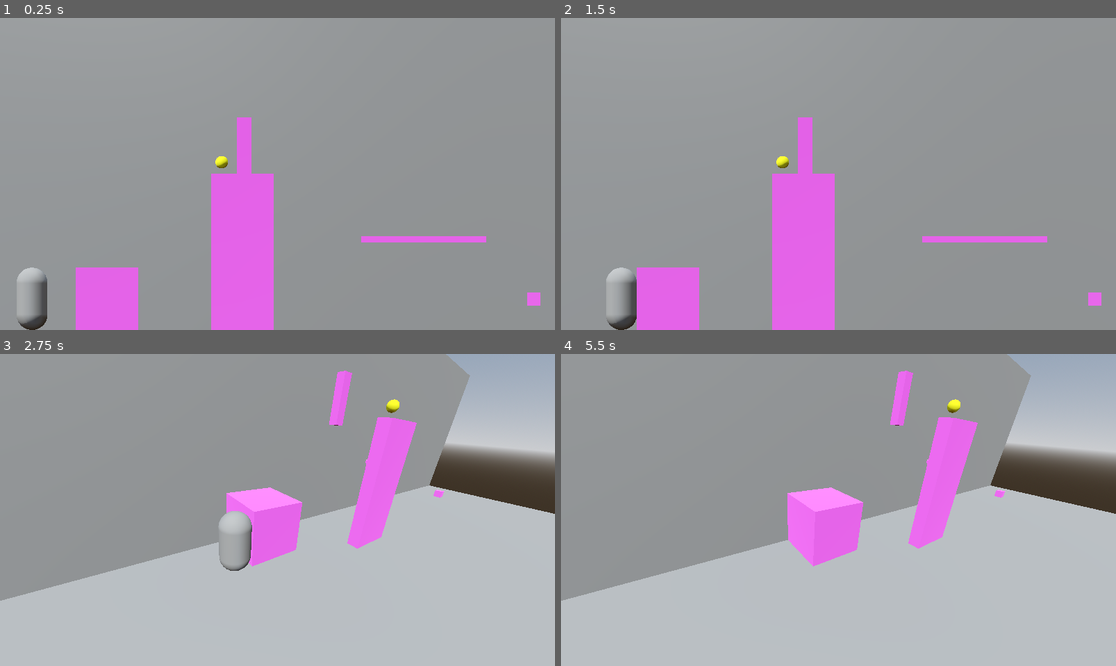
Above: before the commit, frames 1-4 (two rows, left to right).
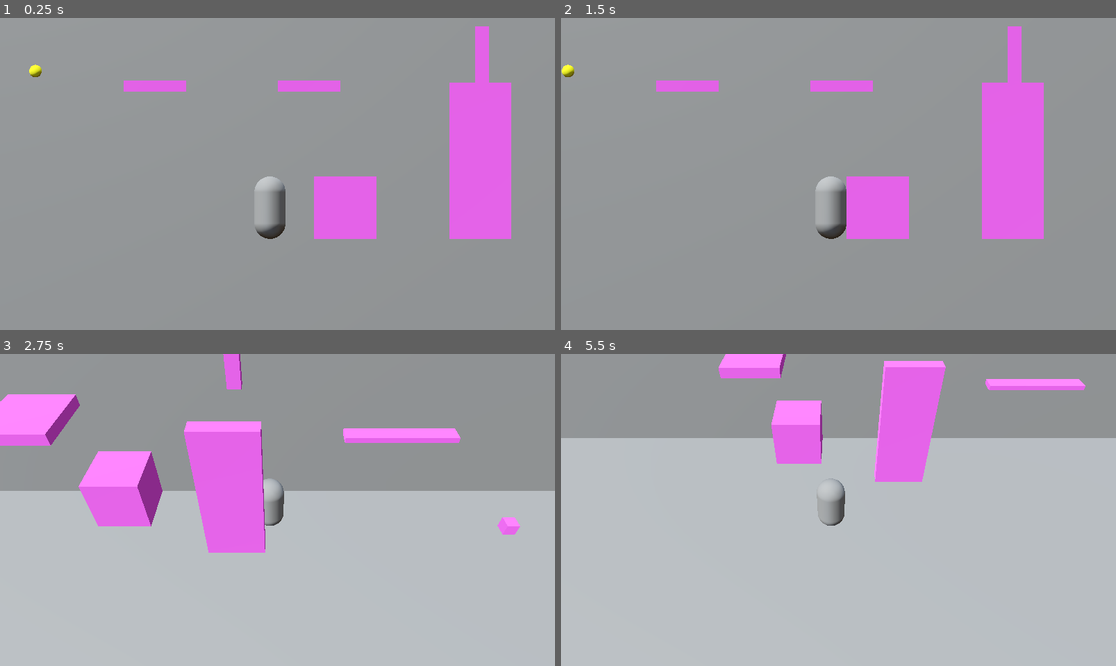
Above: after the commit, the same moments.

Repository: plusonelevel/ld57
Game: Godot game, scene res://scenes/main.tscn
Same seed, same stepped clock (60 frames per second), same inputs: the game is played once before the commit and once after it.
Inputs:
- Up to frame 1 (0.25 s): no input
- Up to frame 2 (1.5 s): tap Enter at 0.5 s; hold Right (ui_right) 0.53-1.28 s; hold X (toggle_camera) 0.53-1.28 s; tap Space at 1.25 s; hold Down (ui_down) from 1.28 s (still down); tap X (toggle_camera) at 1.35 s
- Up to frame 3 (2.75 s): tap Enter at 2 s; release Down (ui_down) at 2.03 s; hold Right (ui_right) from 2.03 s (still down); hold X (toggle_camera) from 2.03 s (still down)
- Up to frame 4 (5.5 s): release Right (ui_right) at 2.78 s; release X (toggle_camera) at 2.78 s; hold Up (ui_up) 2.78-3.53 s; tap X (toggle_camera) at 2.85, 4.35 s; tap Space at 3.5 s; hold X (toggle_camera) 3.53-4.28 s; hold Left (ui_left) 3.53-5.03 s; tap Enter at 5 s; hold Down (ui_down) from 5.03 s (still down); hold X (toggle_camera) from 5.03 s (still down)

The runs differ from the first frame. In frame 1, 19% of the frame differs, in the area x 3-98%, y 2-100%; in frame 2, 19%; in frame 3, 33%; in frame 4, 41%, in the area x 0-100%, y 0-80%.

Commit message:
I wash my hands
of your demolition

Diff:
--- a/scenes/main.gd
+++ b/scenes/main.gd
@@ -1,7 +1,7 @@
 extends Node
 
-@onready var front_cam := $FrontCamera
-@onready var side_cam := $SideCamera
+@onready var front_cam := $Player/FrontCamera
+@onready var side_cam := $Player/SideCamera
 
 func _init() -> void:
 	#front_cam.current = true
--- a/scenes/main.tscn
+++ b/scenes/main.tscn
@@ -31,6 +31,7 @@
 material = SubResource("StandardMaterial3D_o5qli")
 
 [sub_resource type="BoxShape3D" id="BoxShape3D_0wfyh"]
+size = Vector3(1, 1, 0.214355)
 
 [sub_resource type="BoxShape3D" id="BoxShape3D_sugp2"]
 
@@ -75,6 +76,97 @@
 visible = false
 shape = SubResource("BoxShape3D_0wfyh")
 
+[node name="Box2" type="StaticBody3D" parent="Node3D"]
+transform = Transform3D(1, 0, 0, 0, 0.173768, 0, 0, 0, 4.2702, -1.57846, 2.4466, 2.95336)
+
+[node name="MeshInstance3D" type="MeshInstance3D" parent="Node3D/Box2"]
+transform = Transform3D(1, 0, 0, 0, 1, 0, 0, 0, 0.241372, 0, 0, -0.406695)
+mesh = SubResource("BoxMesh_sgp6g")
+
+[node name="CollisionIso" type="CollisionShape3D" parent="Node3D/Box2"]
+shape = SubResource("BoxShape3D_0wfyh")
+
+[node name="CollisionFront" type="CollisionShape3D" parent="Node3D/Box2" groups=["2d_collider"]]
+transform = Transform3D(1, 0, 0, 0, 1, 0, 0, 0, 50, 0, 0, 0)
+visible = false
+shape = SubResource("BoxShape3D_0wfyh")
+
+[node name="Box4" type="StaticBody3D" parent="Node3D"]
+transform = Transform3D(1, 0, 0, 0, 0.173768, 0, 0, 0, 4.2702, -4.0539, 2.4466, 6.31066)
+
+[node name="MeshInstance3D" type="MeshInstance3D" parent="Node3D/Box4"]
+transform = Transform3D(1, 0, 0, 0, 1, 0, 0, 0, 0.241372, 0, 0, -0.406695)
+mesh = SubResource("BoxMesh_sgp6g")
+
+[node name="CollisionIso" type="CollisionShape3D" parent="Node3D/Box4"]
+shape = SubResource("BoxShape3D_0wfyh")
+
+[node name="CollisionFront" type="CollisionShape3D" parent="Node3D/Box4" groups=["2d_collider"]]
+transform = Transform3D(1, 0, 0, 0, 1, 0, 0, 0, 50, 0, 0, 0)
+visible = false
+shape = SubResource("BoxShape3D_0wfyh")
+
+[node name="Box6" type="StaticBody3D" parent="Node3D"]
+transform = Transform3D(1, 0, 0, 0, 0.167847, -1.10521, 0, 0.0449743, 4.12469, -7.62197, 2.4741, 2.79791)
+
+[node name="MeshInstance3D" type="MeshInstance3D" parent="Node3D/Box6"]
+transform = Transform3D(1, 0, 0, 0, 1, 0, 0, 0, 0.241372, 0, 0, -0.406695)
+mesh = SubResource("BoxMesh_sgp6g")
+
+[node name="CollisionIso" type="CollisionShape3D" parent="Node3D/Box6"]
+shape = SubResource("BoxShape3D_0wfyh")
+
+[node name="CollisionFront" type="CollisionShape3D" parent="Node3D/Box6" groups=["2d_collider"]]
+transform = Transform3D(1, 0, 0, 0, 1, 0, 0, 0, 50, 0, 0, 0)
+visible = false
+shape = SubResource("BoxShape3D_0wfyh")
+
+[node name="Box8" type="StaticBody3D" parent="Node3D"]
+transform = Transform3D(0.733457, -4.65661e-10, 2.90261, 0.175929, 0.167847, -0.810623, -0.656574, 0.0449743, 3.02529, -6.71382, 2.73705, 1.81659)
+
+[node name="MeshInstance3D" type="MeshInstance3D" parent="Node3D/Box8"]
+transform = Transform3D(1, 0, 0, 0, 1, 0, 0, 0, 0.241372, 0, 0, -0.406695)
+mesh = SubResource("BoxMesh_sgp6g")
+
+[node name="CollisionIso" type="CollisionShape3D" parent="Node3D/Box8"]
+shape = SubResource("BoxShape3D_0wfyh")
+
+[node name="CollisionFront" type="CollisionShape3D" parent="Node3D/Box8" groups=["2d_collider"]]
+transform = Transform3D(1, 0, 0, 0, 1, 0, 0, 0, 50, 0, 0, 0)
+visible = false
+shape = SubResource("BoxShape3D_0wfyh")
+
+[node name="Box7" type="StaticBody3D" parent="Node3D"]
+transform = Transform3D(0.824166, 0, -2.41842, -0.146582, 0.167847, -0.910875, 0.547051, 0.0449743, 3.39943, -8.78972, 2.41014, 3.06975)
+
+[node name="MeshInstance3D" type="MeshInstance3D" parent="Node3D/Box7"]
+transform = Transform3D(1, 0, 0, 0, 1, 0, 0, 0, 0.241372, 0, 0, -0.406695)
+mesh = SubResource("BoxMesh_sgp6g")
+
+[node name="CollisionIso" type="CollisionShape3D" parent="Node3D/Box7"]
+shape = SubResource("BoxShape3D_0wfyh")
+
+[node name="CollisionFront" type="CollisionShape3D" parent="Node3D/Box7" groups=["2d_collider"]]
+transform = Transform3D(1, 0, 0, 0, 1, 0, 0, 0, 50, 0, 0, 0)
+visible = false
+shape = SubResource("BoxShape3D_0wfyh")
+
+[node name="Box5" type="StaticBody3D" parent="Node3D"]
+transform = Transform3D(1, 0, 0, 0, 6.627, 0, 0, 0, 4.2702, -8.37156, 3.60338, 2.89888)
+
+[node name="MeshInstance3D" type="MeshInstance3D" parent="Node3D/Box5"]
+transform = Transform3D(1, 0, 0, 0, 1, 0, 0, 0, 0.241372, 0, 0, -0.406695)
+mesh = SubResource("BoxMesh_sgp6g")
+
+[node name="CollisionIso" type="CollisionShape3D" parent="Node3D/Box5"]
+transform = Transform3D(1, 0, 0, 0, 1, 0, 0, 0, 1, 0, 0, -0.392822)
+shape = SubResource("BoxShape3D_0wfyh")
+
+[node name="CollisionFront" type="CollisionShape3D" parent="Node3D/Box5" groups=["2d_collider"]]
+transform = Transform3D(1, 0, 0, 0, 1, 0, 0, 0, 50, 0, 0, 0)
+visible = false
+shape = SubResource("BoxShape3D_0wfyh")
+
 [node name="Point" type="StaticBody3D" parent="Node3D"]
 transform = Transform3D(0.21, 0, 0, 0, 0.21, 0, 0, 0, 0.21, 5.83887, 0.5, 1.46807)
 
@@ -140,18 +232,19 @@
 mesh = SubResource("PlaneMesh_sgp6g")
 skeleton = NodePath("../..")
 
-[node name="FrontCamera" type="Camera3D" parent="."]
-transform = Transform3D(1, 0, 0, 0, 1, 0, 0, 0, 1, 1.73, 2.5, 4.021)
+[node name="Player" parent="." instance=ExtResource("2_sugp2")]
+transform = Transform3D(1, 0, 0, 0, 1, 0, 0, 0, 1, -2.20611, 0, 0.54661)
+
+[node name="FrontCamera" type="Camera3D" parent="Player"]
+transform = Transform3D(1, 0, 0, 0, 1, 0, 0, 0, 1, 0.121, 1.04, 8.30322)
 projection = 1
 current = true
 size = 5.0
 
-[node name="SideCamera" type="Camera3D" parent="."]
-transform = Transform3D(0.794735, 0.167118, -0.583496, 0.0808094, 0.923656, 0.374607, 0.601553, -0.344865, 0.720557, -3, 2.2, 3.4)
+[node name="SideCamera" type="Camera3D" parent="Player"]
+transform = Transform3D(1, 0, 0, 0, 0.707107, 0.707107, 0, -0.707107, 0.707107, 0.136, 5.245, 4.928)
+fov = 45.0
 size = 5.0
 
-[node name="Player" parent="." instance=ExtResource("2_sugp2")]
-transform = Transform3D(1, 0, 0, 0, 1, 0, 0, 0, 1, -2.20611, 0, 0.54661)
-
 [node name="Goal" parent="." instance=ExtResource("3_sugp2")]
-transform = Transform3D(0.2, 0, 0, 0, 0.2, 0, 0, 0, 0.2, 0.835, 2.689, 1.498)
+transform = Transform3D(0.2, 0, 0, 0, 0.2, 0, 0, 0, 0.2, -5.96555, 2.689, 1.498)
Not shown, changed: README.md
